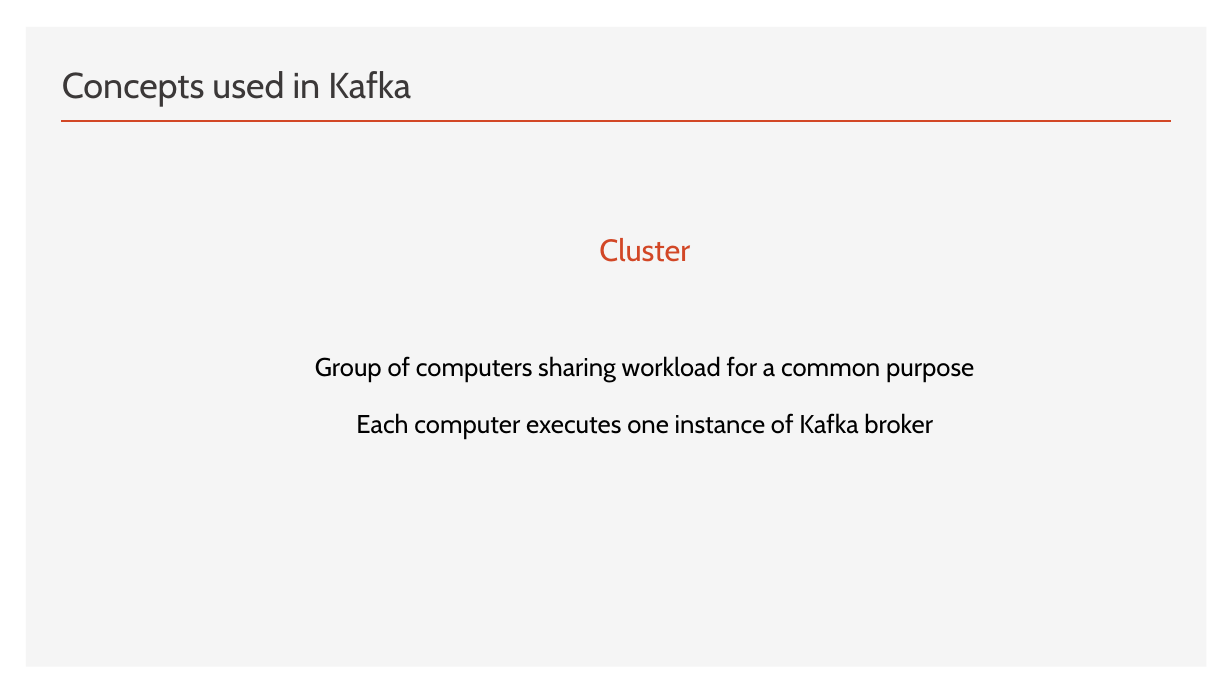
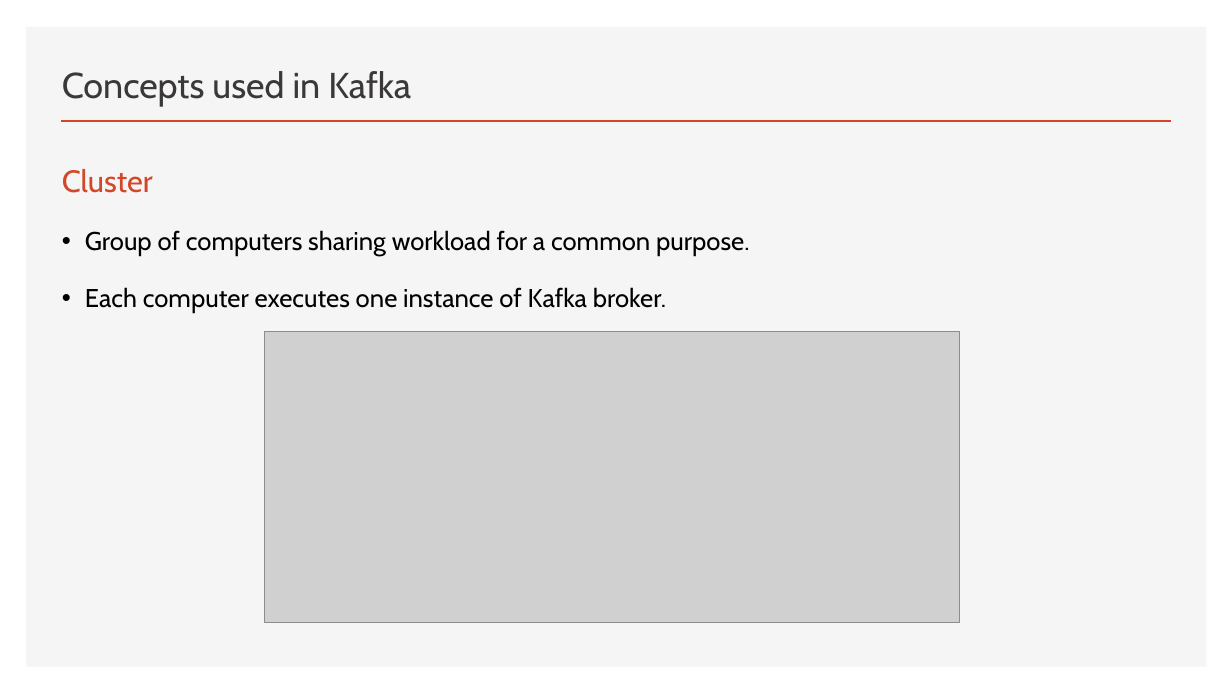
Before and after one commit to FITE-5thYear/DS-Mini-Presentation, a slide deck: slide 7 of Kafka.pptx (slide 11 before the commit). Drawn at 1232x693 pixels with LibreOffice and Linux fonts; fonts in the diff are those of the drawing; grey boxes stand for pictures. Boxes give left, top, right and bottom in pixels: in the first picture for what was removed or moved away, otherwise in the second. Text is boxed around its words. In the diff, an @@ line names an element or a change of style, - is before the commit and + after.

```diff
--- a/Kafka.pptx
+++ b/Kafka.pptx
@@ text "Cluster": place and size @@
-text "Cluster" at [315, 238, 974, 439]
+text "Cluster" at [62, 169, 749, 313]
@@ text at [62, 169, 153, 193]: alignment centre to left @@
@@ text at [85, 230, 749, 313]: text changed @@
-Group of computers sharing workload for a common purpose
-Each computer executes one instance of Kafka broker
+• Group of computers sharing workload for a common purpose.
+• Each computer executes one instance of Kafka broker.
@@ picture added at [264, 331, 959, 623] @@
```
Also in this commit, not shown: 10 other slides changed, 3 slides added, 12 slides removed, 1 other file.
